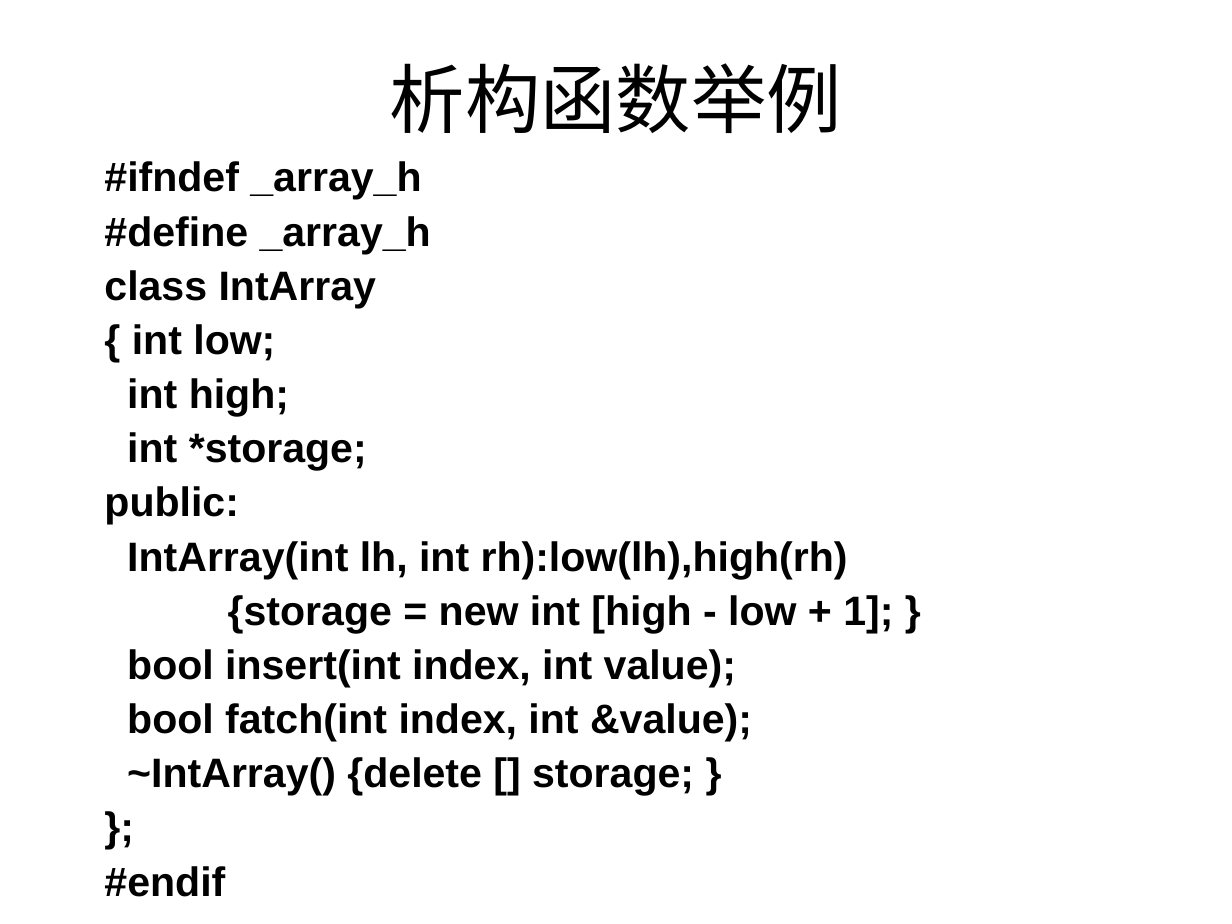
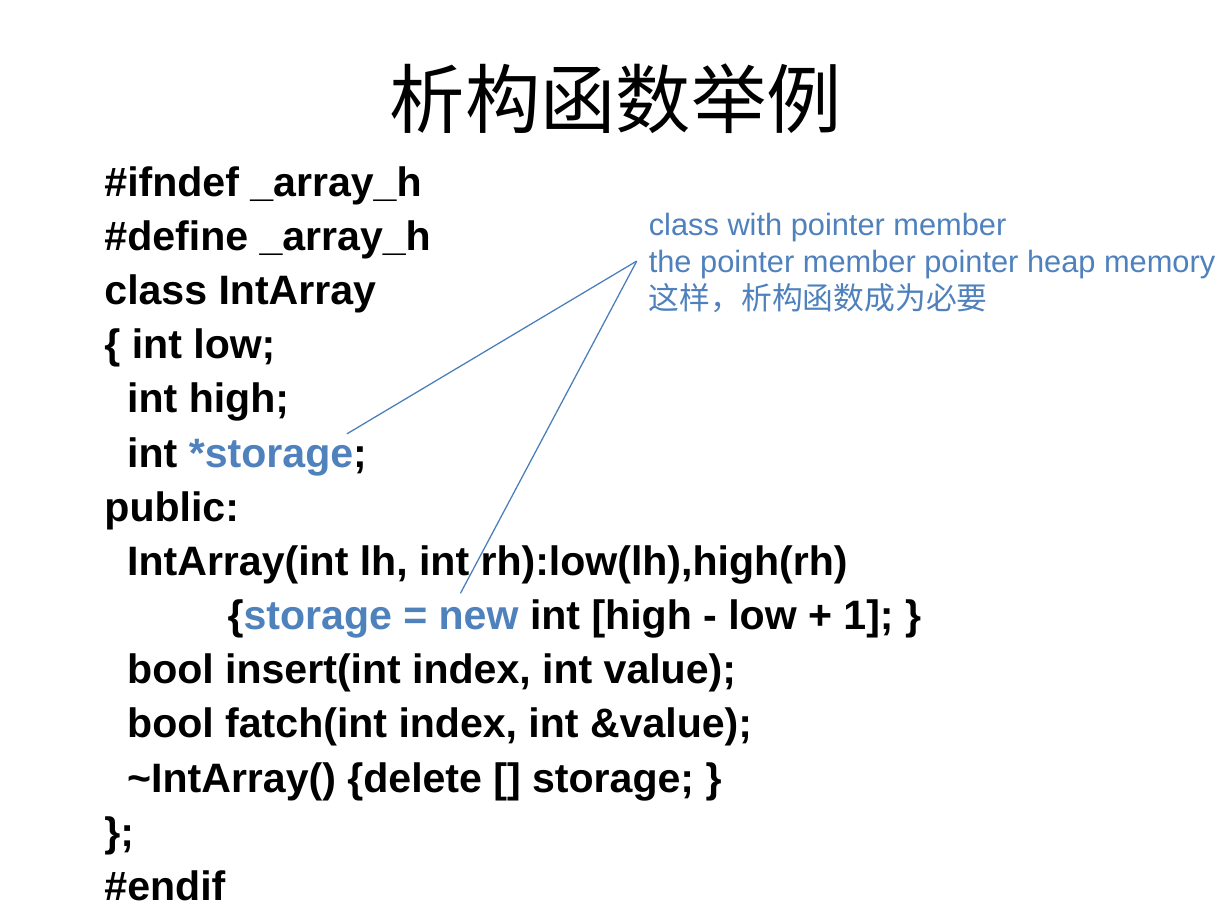
Before and after one commit to wwuhn/wwuhn.github.io, a slide deck: slide 59 of bookspcClassic/C++程序设计翁惠玉/10创建功能更强的类型.ppt. Drawn at 1232x924 pixels with LibreOffice and Linux fonts; fonts in the diff are those of the drawing. Boxes give left, top, right and bottom in pixels: in the first picture for what was removed or moved away, otherwise in the second. Text is boxed around its words. In the diff, an @@ line names an element or a change of style, - is before the commit and + after.

```diff
--- a/bookspcClassic/C++程序设计翁惠玉/10创建功能更强的类型.ppt
+++ b/bookspcClassic/C++程序设计翁惠玉/10创建功能更强的类型.ppt
@@ text added at bbox=[649, 212, 1215, 312], 18 pt, text #4F81BD @@
+class with pointer member
+the pointer member pointer heap memory
+这样，析构函数成为必要
@@ line added from (637, 261) to (347, 434), #4A7EBB 0.74 pt @@
@@ line added from (637, 261) to (461, 594), #4A7EBB 0.74 pt @@
@@ text at bbox=[127, 434, 893, 637]: text colour #000000 to #4F81BD in "*storage;", "{storage = new" @@
```
Also in this commit, not shown: 47 other slides changed, 10 other files.
